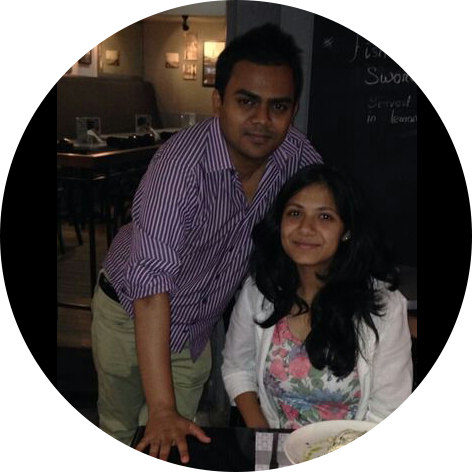
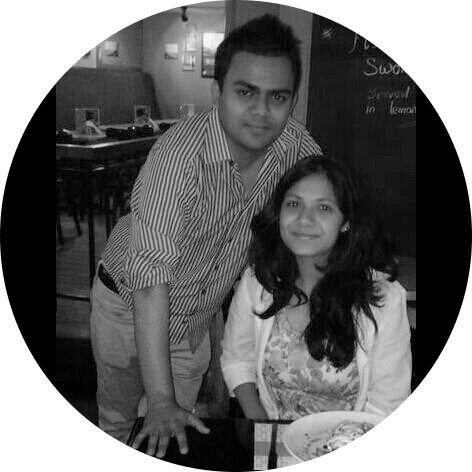
Revision of a layered 472x472 image; what changed, layer by layer:
hid "IMG-20140826-WA0008-1" over [57, 0, 417, 472]
showed "Layer 1" over [56, 0, 416, 470]
